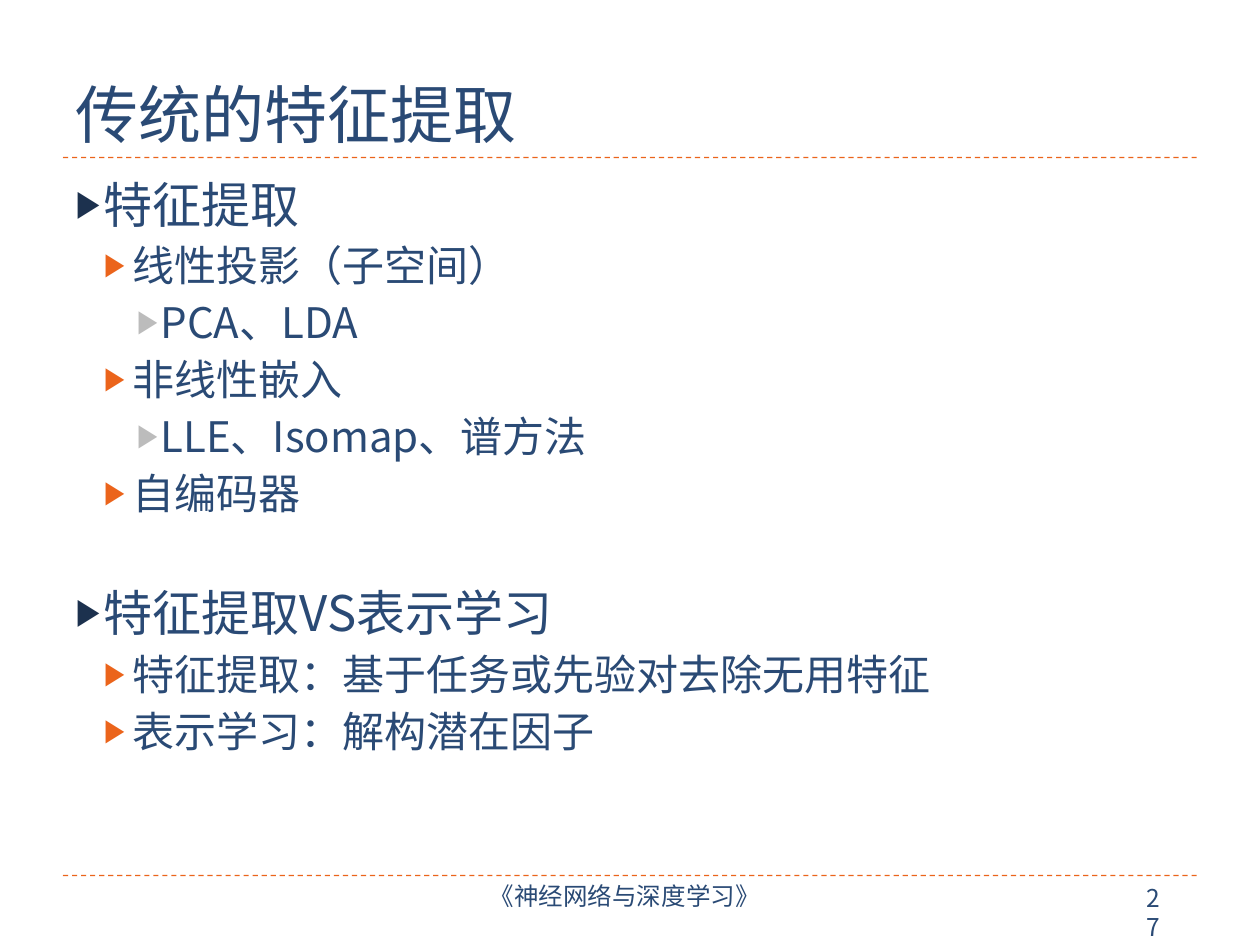
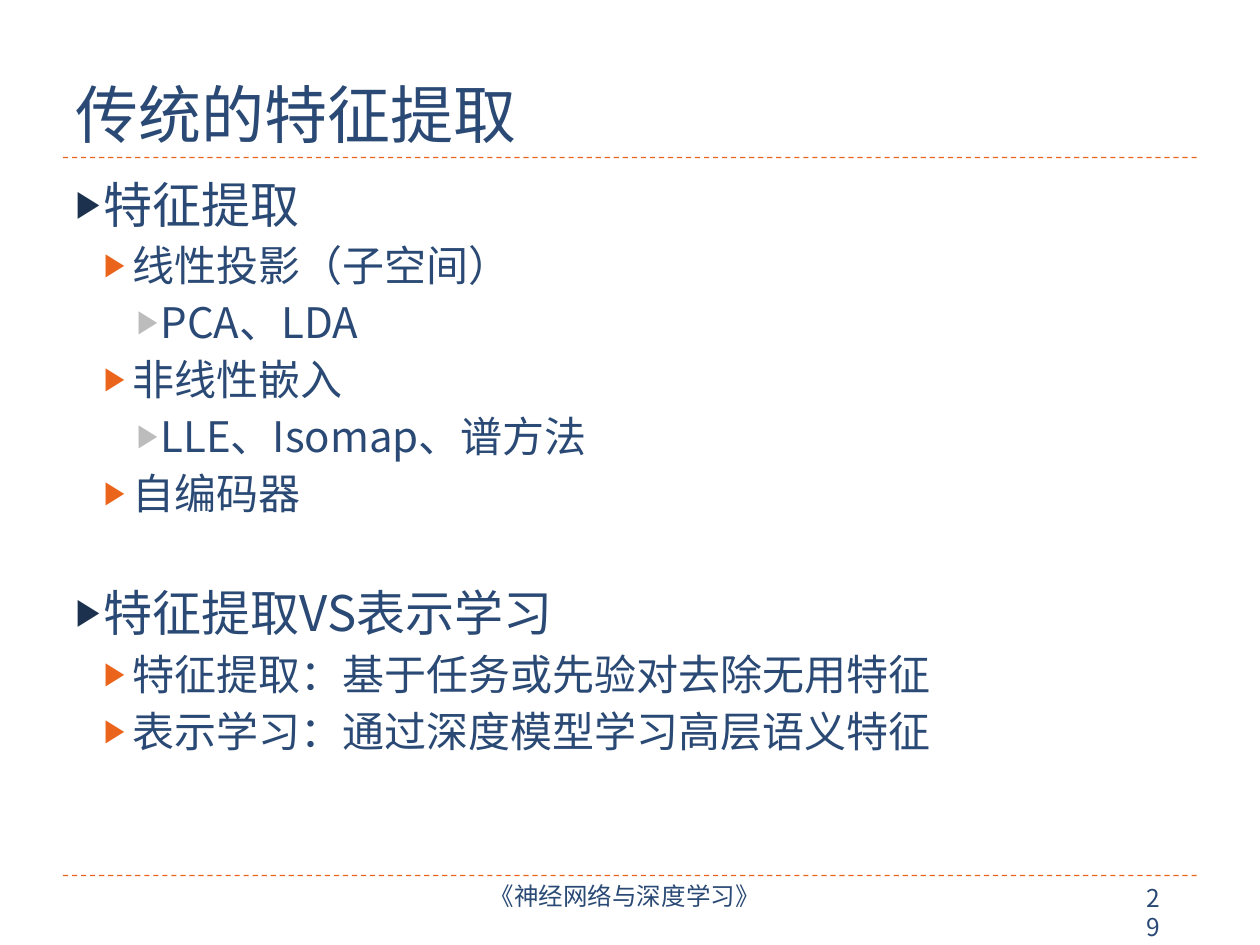
Before and after one commit to nndl/nndl.github.io, a slide deck: slide 29 of ppt/chap-绪论.pptx (slide 27 before the commit). Drawn at 1260x945 pixels with LibreOffice and Linux fonts; fonts in the diff are those of the drawing. Boxes give left, top, right and bottom in pixels: in the first picture for what was removed or moved away, otherwise in the second. Text is boxed around its words. In the diff, an @@ line names an element or a change of style, - is before the commit and + after.

```diff
--- a/ppt/chap-绪论.pptx
+++ b/ppt/chap-绪论.pptx
@@ text at (x1=132, y1=711, x2=930, y2=751): text changed @@
-  ▶ 表示学习：解构潜在因子
+  ▶ 表示学习：通过深度模型学习高层语义特征
@@ page number at (x1=1134, y1=877, x2=1186, y2=920): text changed @@
-27
+29
```
Also in this commit, not shown: 11 other slides changed, 2 slides added, 1 slide removed, 2 other files.
